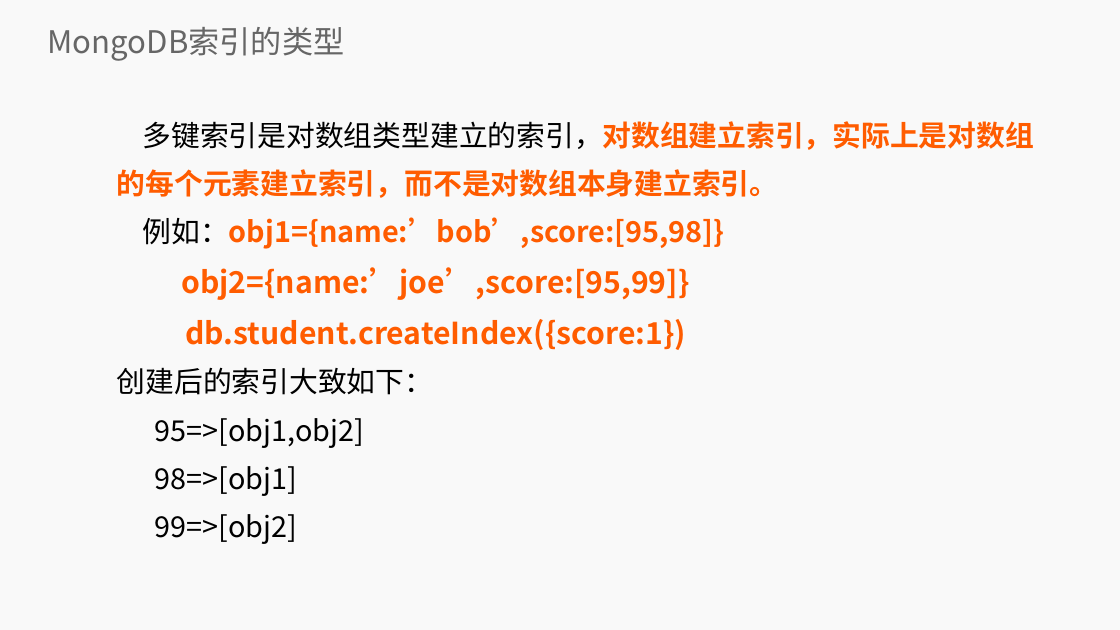
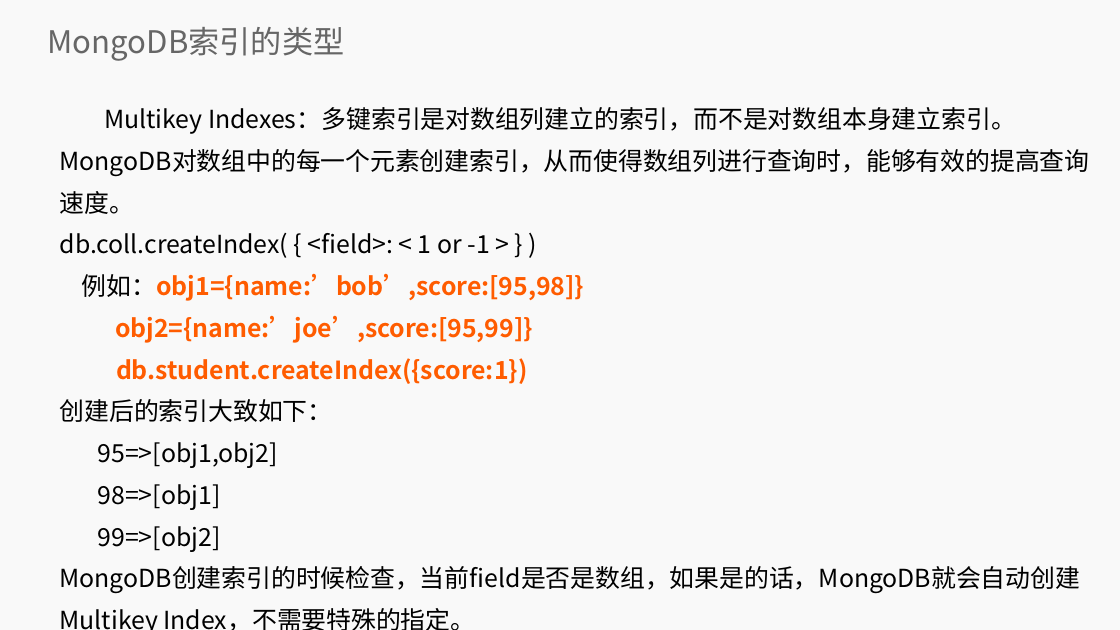
Before and after one commit to lihuanzhen2016/no-sql, a slide deck: slide 12 of PPT/06 MongoDB 索引.pptx (slide 11 before the commit). Drawn at 1120x630 pixels with LibreOffice and Linux fonts; fonts in the diff are those of the drawing; background and template pictures are left out. Boxes give left, top, right and bottom in pixels: in the first picture for what was removed or moved away, otherwise in the second. Text is boxed around its words. In the diff, an @@ line names an element or a change of style, - is before the commit and + after.

Commit message:
index update

```diff
--- a/PPT/06 MongoDB 索引.pptx
+++ b/PPT/06 MongoDB 索引.pptx
@@ subtitle "Multikey Indexes：多键索引是对数组列建立的索引，而不是对数组本身建立索引。": place and size @@
-subtitle "Multikey Indexes：多键索引是对数组列建立的索引，而不是对数组本身建立索引。" at [117,121,1034,544]
+subtitle "Multikey Indexes：多键索引是对数组列建立的索引，而不是对数组本身建立索引。" at [60,107,1090,630]
@@ subtitle at [60,107,1090,258]: text changed; size 18.5 to 16 pt; text colour #FF5C00 to #000000; bold off @@
-多键索引是对数组类型建立的索引，对数组建立索引，实际上是对数组的每个元素建立索引，而不是对数组本身建立索引。
+Multikey Indexes：多键索引是对数组列建立的索引，而不是对数组本身建立索引。
+MongoDB对数组中的每一个元素创建索引，从而使得数组列进行查询时，能够有效的提高查询速度。
+db.coll.createIndex( { <field>: < 1 or -1 > } )
@@ subtitle at [60,274,584,552]: size 18.5 to 16 pt in "例如：obj1={name:’bob’,score:[95,98]}", "创建后的索引大致如下：", "95=>[obj1,obj2]", "98=>[obj1]" and 1 more places; size 19.4 to 16 pt in "obj2={name:’joe’,score:[95,99]}", "db.student.createIndex({score:1})" @@
@@ subtitle at [60,566,1081,630]: paragraph added @@
+MongoDB创建索引的时候检查，当前field是否是数组，如果是的话，MongoDB就会自动创建 Multikey Index，不需要特殊的指定。
```
Also in this commit, not shown: 21 other slides changed, 8 slides added, 11 slides removed.
